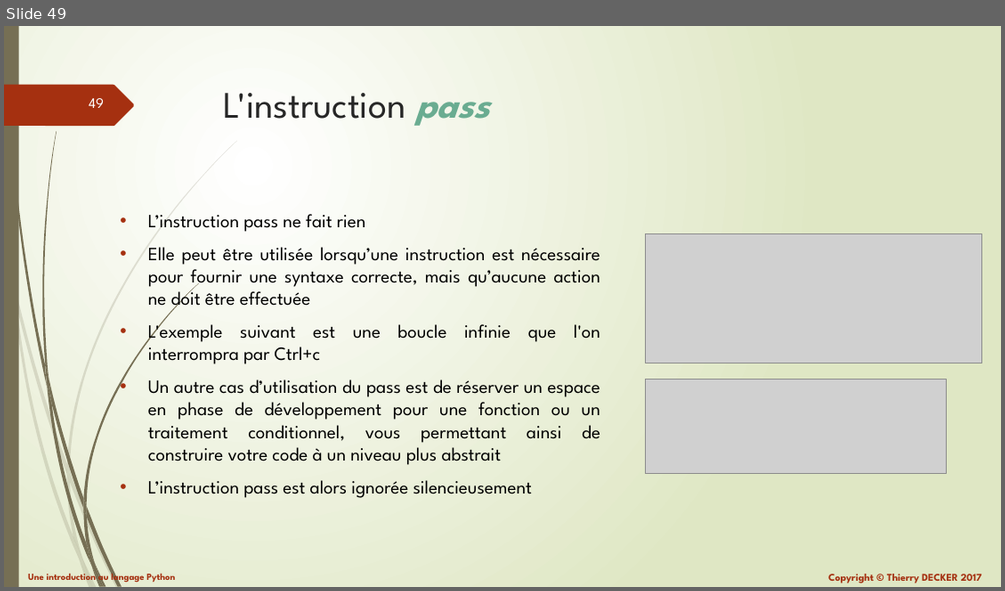
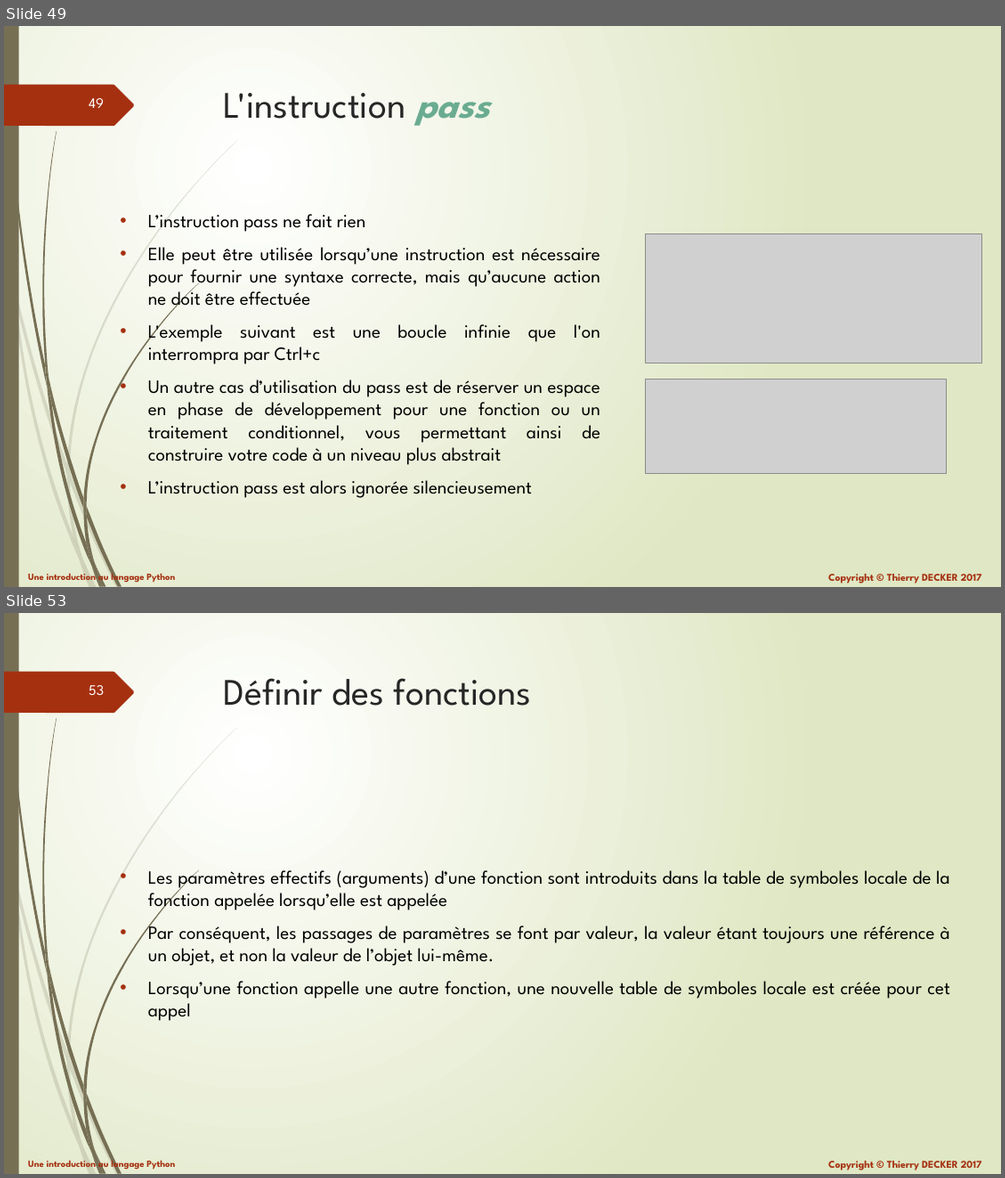
Before and after one commit to VikmanTheRacoon/learning-python, a slide deck: documentations/learning-python.pptx. Shown one above the other, each under a label of ours: slide 49 before the commit, slides 49 and 53 after it; the slides between them are not shown. The pictures are 1005x591 and 1005x1178 pixels, drawn with LibreOffice and Linux fonts; fonts in the diff are those of the drawing; grey boxes stand for pictures. Boxes give left, top, right and bottom in pixels: in the first picture for what was removed or moved away, otherwise in the second. Text is boxed around its words. In the diff, an @@ line names an element or a change of style, - is before the commit and + after.

```diff
--- a/documentations/learning-python.pptx
+++ b/documentations/learning-python.pptx
@@ slide 53 added at [4,613,1001,1174], background gradient #FFFFFF to #DFE8C4; not listed: 27 template elements that a slide beside it also shows @@
@@ title added at [224,678,532,706], 36 pt, text #262626 @@
+Définir des fonctions
@@ text added at [148,870,950,1021], 18 pt, text #000000 @@
+• Les paramètres effectifs (arguments) d’une fonction sont introduits dans la table de symboles locale de la fonction appelée lorsqu’elle est appelée
+• Par conséquent, les passages de paramètres se font par valeur, la valeur étant toujours une référence à un objet, et non la valeur de l’objet lui-même.
+• Lorsqu’une fonction appelle une autre fonction, une nouvelle table de symboles locale est créée pour cet appel
```
Also in this commit, not shown: 2 slides changed, 15 other slides added, 1 other file.
